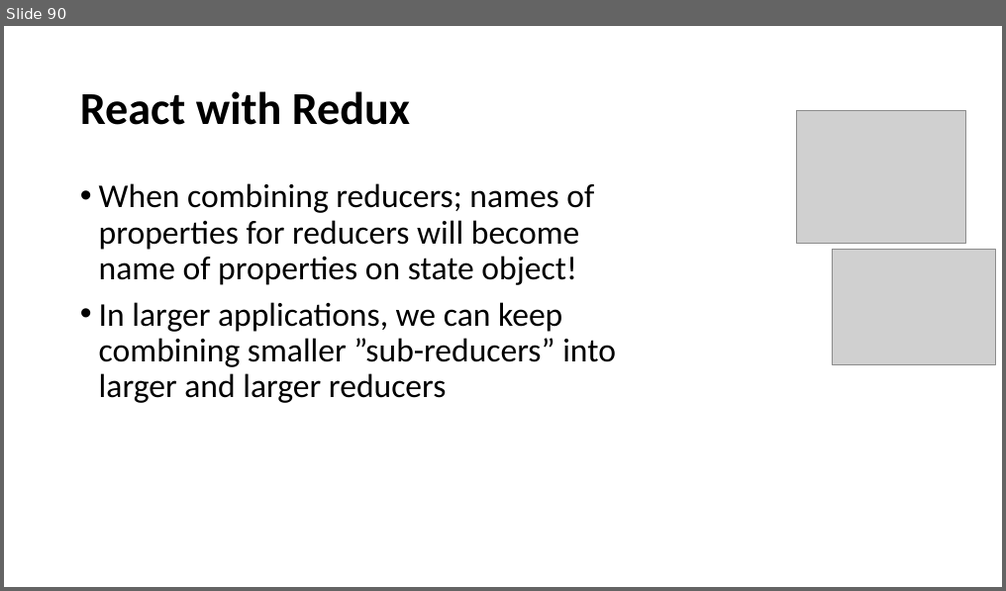
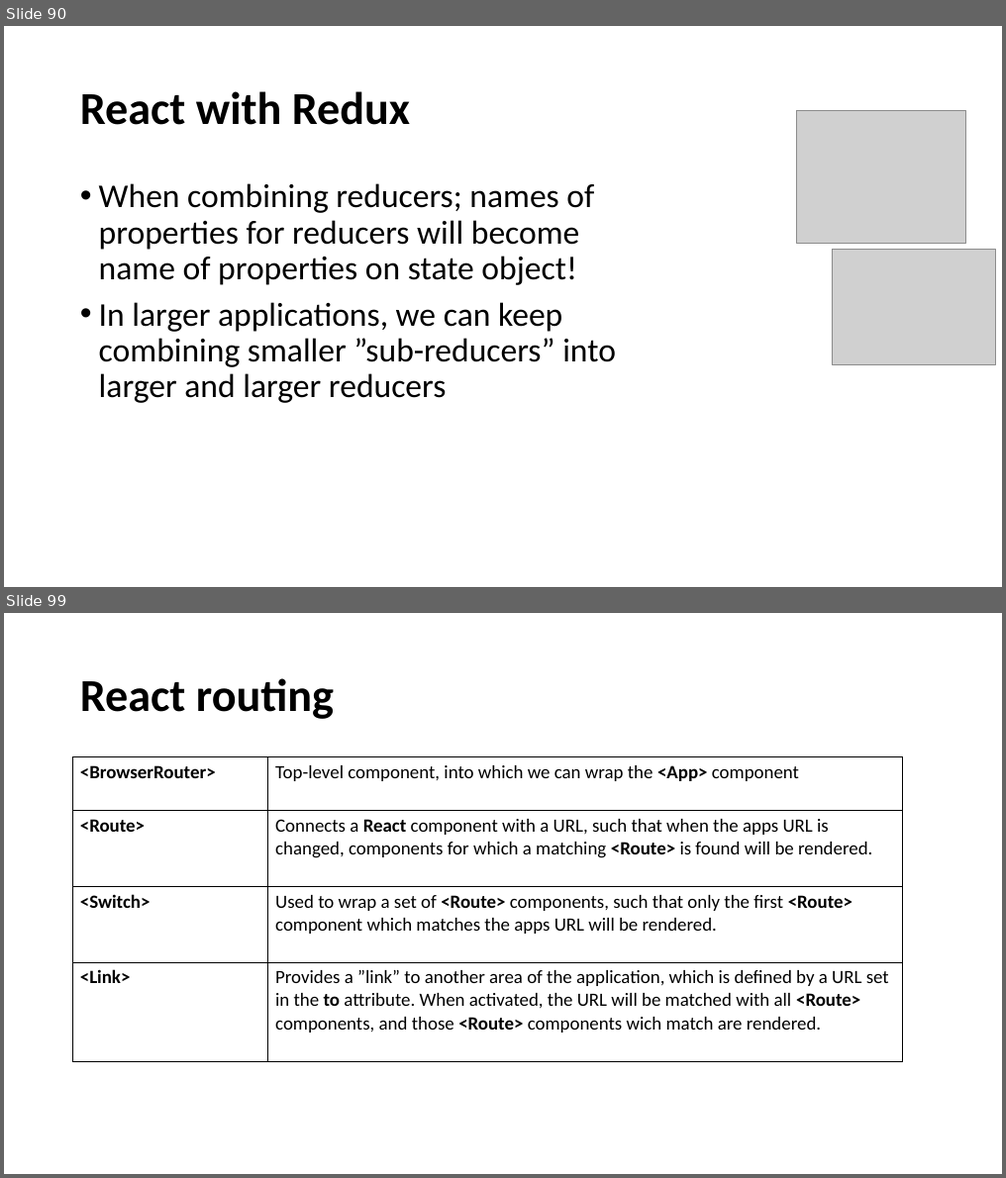
Before and after one commit to perl-easj/WebProg, a slide deck: 50_React/React.pptx. Shown one above the other, each under a label of ours: slide 90 before the commit, slides 90 and 99 after it; the slides between them are not shown. The pictures are 1006x591 and 1006x1178 pixels, drawn with LibreOffice and Linux fonts; fonts in the diff are those of the drawing; grey boxes stand for pictures. Boxes give left, top, right and bottom in pixels: in the first picture for what was removed or moved away, otherwise in the second. Text is boxed around its words. In the diff, an @@ line names an element or a change of style, - is before the commit and + after.

```diff
--- a/50_React/React.pptx
+++ b/50_React/React.pptx
@@ slide 99 added at (4,613,1002,1174), background #FFFFFF @@
@@ title added at (80,678,334,719), 44 pt, text #000000, bold @@
+React routing
@@ table added at (73,758,902,1057), 4 rows, 2 columns @@
+<BrowserRouter> | Top-level component, into which we can wrap the <App> component
+<Route> | Connects a React component with a URL, such that when the apps URL is changed, components for which a matching <Route> is found will be rendered.
+<Switch> | Used to wrap a set of <Route> components, such that only the first <Route> component which matches the apps URL will be rendered.
+<Link> | Provides a ”link” to another area of the application, which is defined by a URL set in the to attribute. When activated, the URL will be matched with all <Route> components, and those <Route> components wich match are rendered.
```
Also in this commit, not shown: 10 other slides added.
